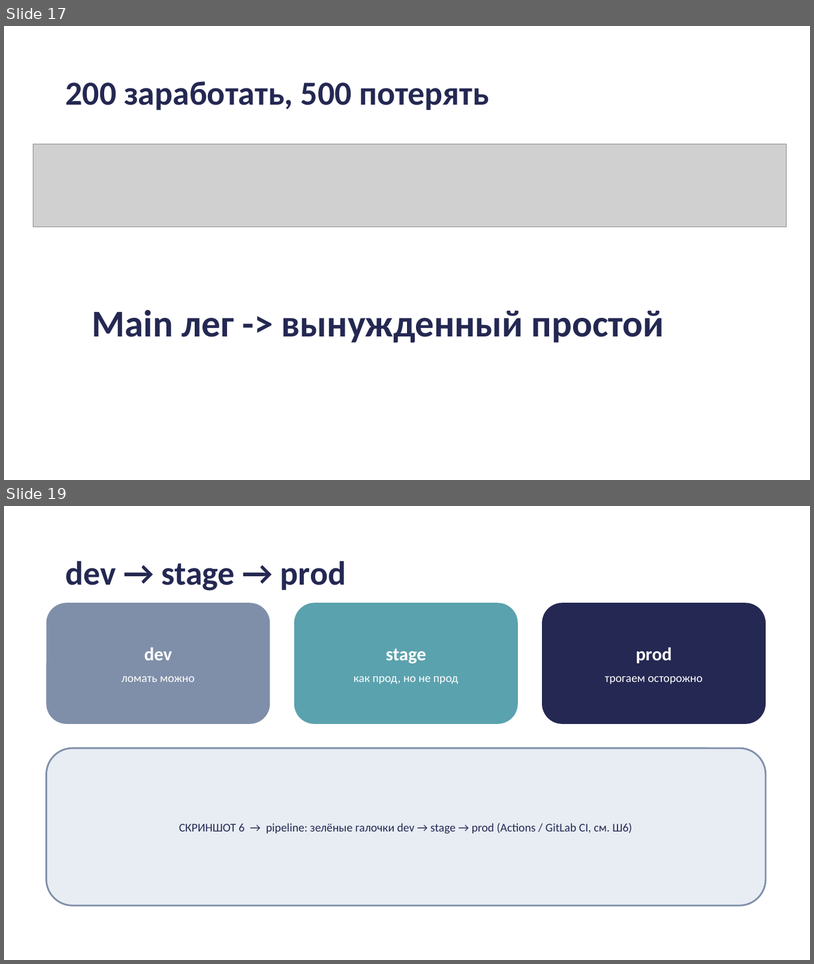
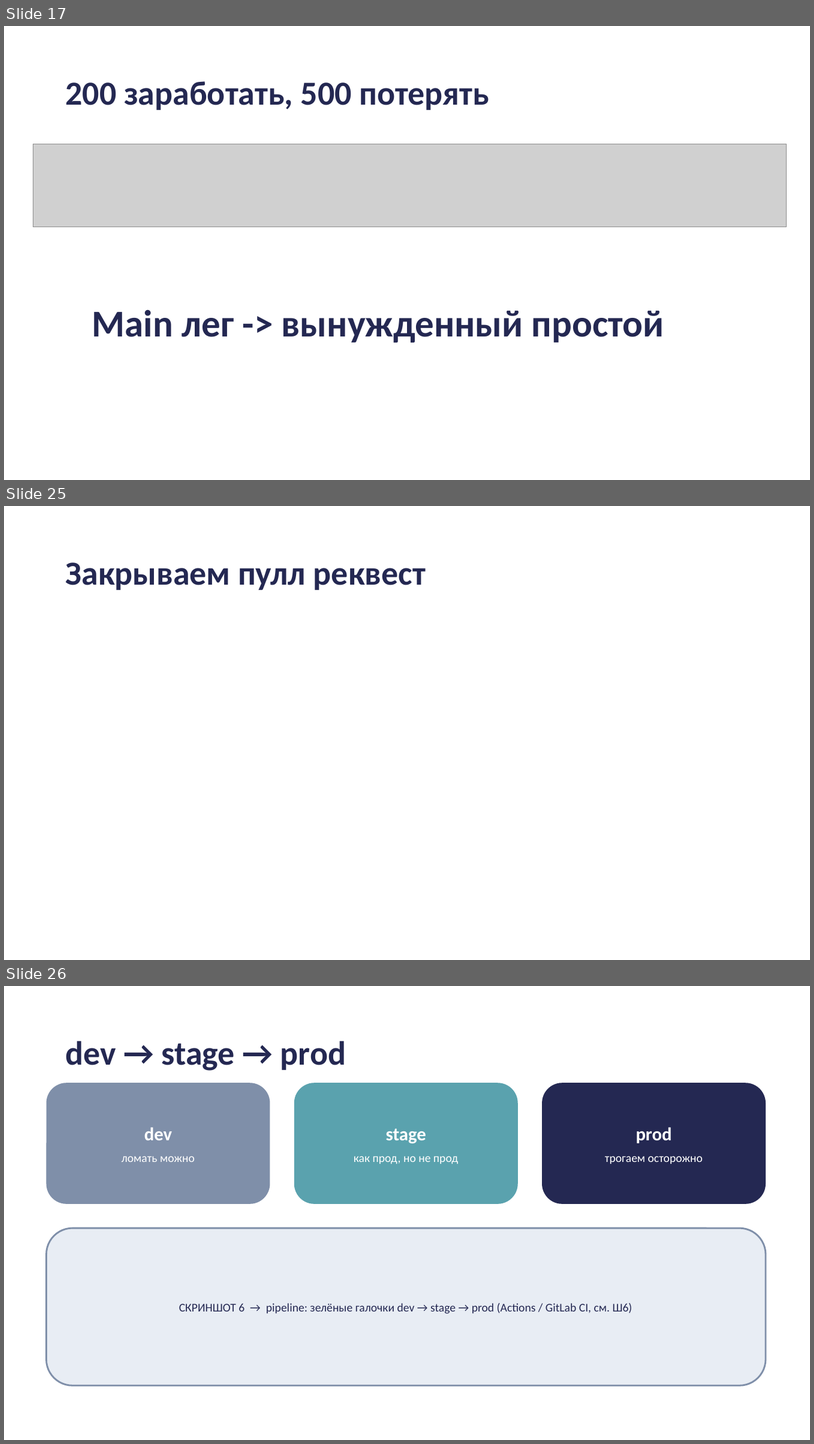
Before and after one commit to grrraaaa/github_doklad, a slide deck: Git_deploy_prezentatsiya.pptx. Shown one above the other, each under a label of ours: slides 17 and 19 before the commit, slides 17, 25 and 26 after it; the slides between them are not shown. The pictures are 814x964 and 814x1444 pixels, drawn with LibreOffice and Linux fonts; fonts in the diff are those of the drawing; grey boxes stand for pictures; background and template pictures are left out. Boxes give left, top, right and bottom in pixels: in the first picture for what was removed or moved away, otherwise in the second. Text is boxed around its words. In the diff, an @@ line names an element or a change of style, - is before the commit and + after.

```diff
--- a/Git_deploy_prezentatsiya.pptx
+++ b/Git_deploy_prezentatsiya.pptx
@@ slide 25 added at bbox=[4, 506, 810, 960], background #FFFFFF @@
@@ title added at bbox=[65, 562, 426, 590], 40 pt, text #242852, bold @@
+Закрываем пулл реквест
@@ what was slide 19 is now slide 26 @@
```
Also in this commit, not shown: 1 slide changed, 6 other slides added.
